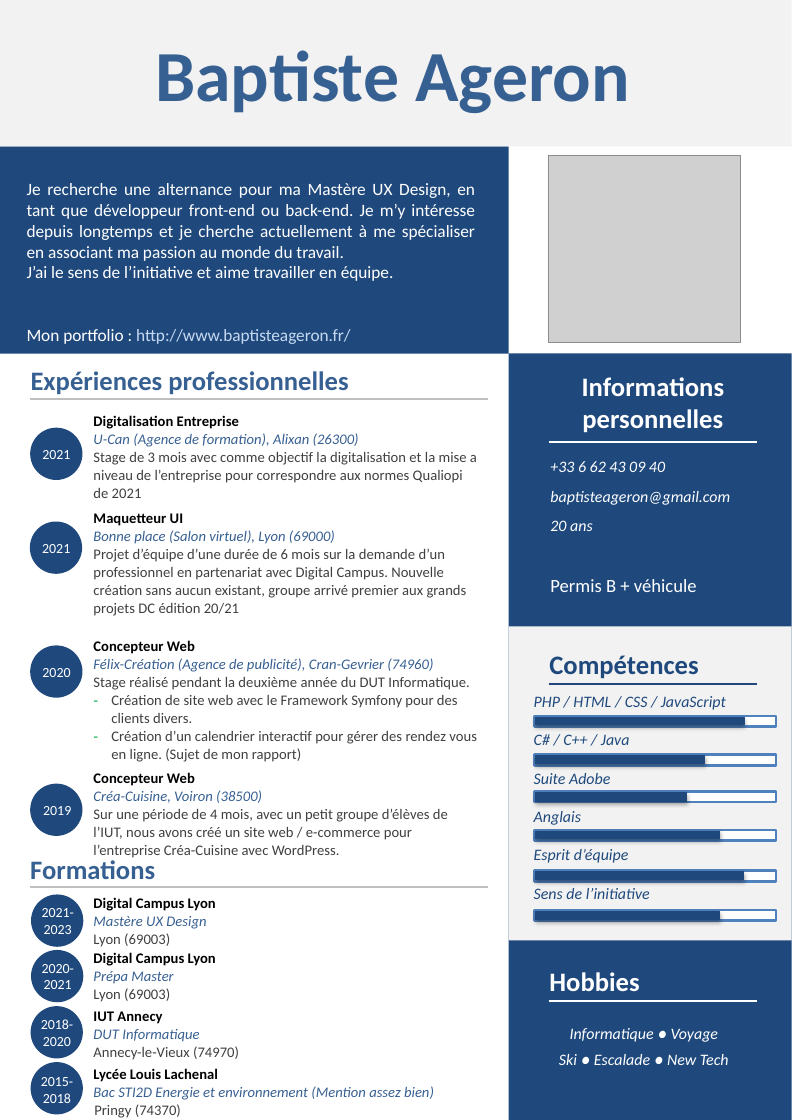
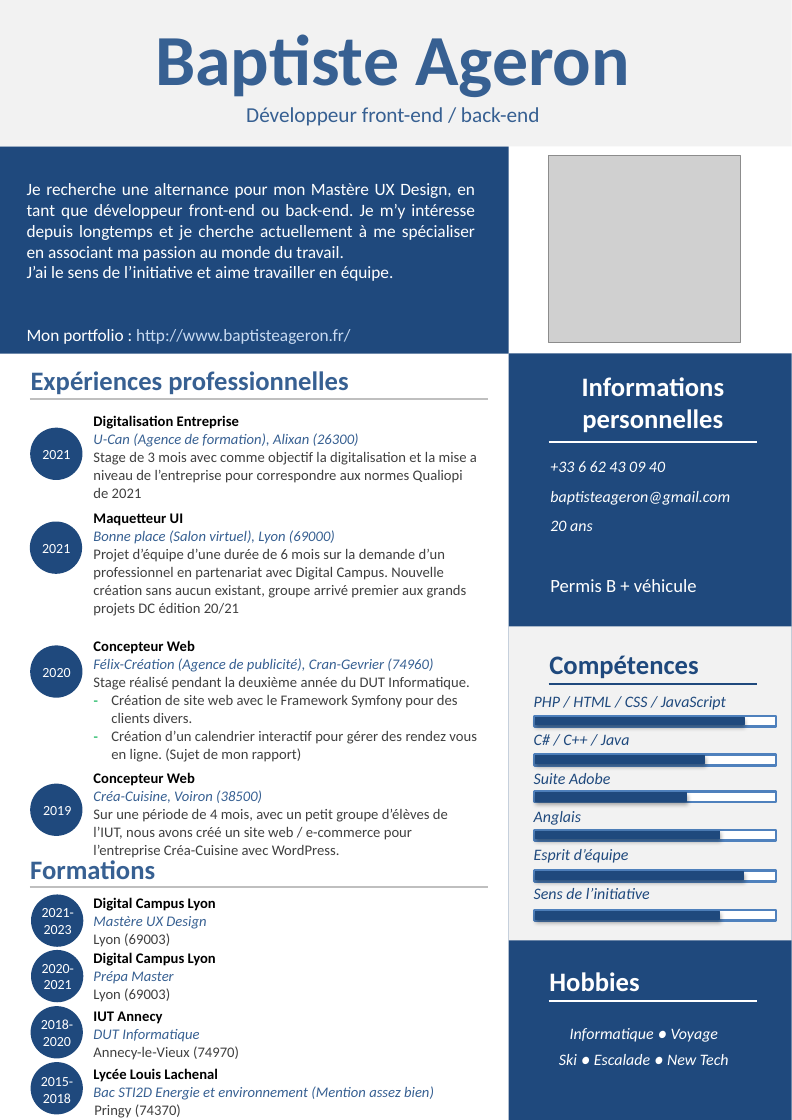
Before and after one commit to garcia-alexandre-pro/BaptisteAg.github.io, a slide deck: slide 1 of cv.pptx. Drawn at 792x1120 pixels with LibreOffice and Linux fonts; fonts in the diff are those of the drawing; grey boxes stand for pictures. Boxes give left, top, right and bottom in pixels: in the first picture for what was removed or moved away, otherwise in the second. Text is boxed around its words. In the diff, an @@ line names an element or a change of style, - is before the commit and + after.

```diff
--- a/cv.pptx
+++ b/cv.pptx
@@ text "Baptiste Ageron": place and size @@
-text "Baptiste Ageron" at (155, 50, 630, 113)
+text "Baptiste Ageron" at (155, 34, 630, 97)
@@ text added at (246, 107, 539, 126), 16 pt, text #376092 @@
+Développeur front-end / back-end
@@ text at (27, 183, 475, 261): text changed @@
-Je recherche une alternance pour ma Mastère UX Design, en tant que développeur front-end ou back-end. Je m’y intéresse depuis longtemps et je cherche actuellement à me spécialiser en associant ma passion au monde du travail.
+Je recherche une alternance pour mon Mastère UX Design, en tant que développeur front-end ou back-end. Je m’y intéresse depuis longtemps et je cherche actuellement à me spécialiser en associant ma passion au monde du travail.
```
Also in this commit, not shown: 1 other file.
